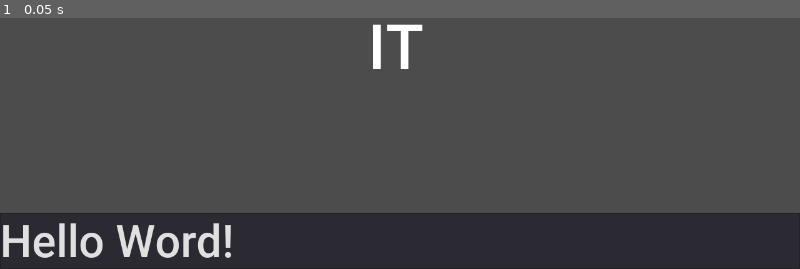
Above: before the commit, frame 1.
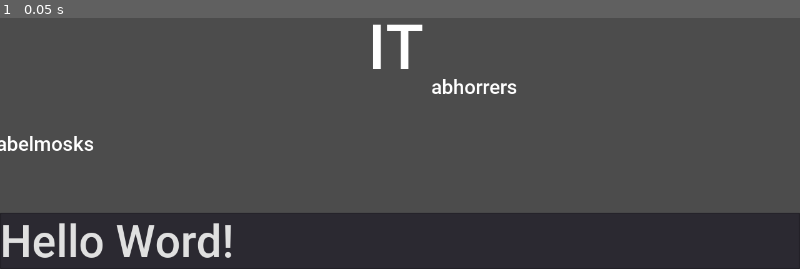
Above: after the commit, the same moment.

Repository: Hedgy134117/ld46
Game: Godot game, scene res://src/Scenes/Main.tscn
Two runs of this game, one before a commit and one after it. Both use one fixed random seed, a clock stepped at 60 frames per second and the inputs below.
Inputs:
- Up to frame 1 (0.05 s): no input

The runs differ from the first frame. In frame 1, 0.6% of the frame differs, in the area x 0-65%, y 24-53%.

Commit message:
word spawning

Diff:
--- /dev/null
+++ b/src/Objects/Word.gd
@@ -0,0 +1,30 @@
+extends RichTextLabel
+
+
+var word = ""
+
+func load_words():
+	var f = File.new()
+	f.open("res://assets/words.txt", File.READ)
+	randomize()
+	var index = randi() % 1000
+
+	var lineCounter = 0
+	print(index)
+	while not f.eof_reached():
+		word = f.get_line()
+		if lineCounter == index:
+			print('hello')
+			break
+		lineCounter += 1
+
+	get_node(".").text = word
+	f.close()
+
+
+func _ready() -> void:
+	load_words()
+
+
+func set_word_position(pos: Vector2) -> void:
+	self.rect_position = pos
--- /dev/null
+++ b/src/Objects/Word.tscn
@@ -0,0 +1,25 @@
+[gd_scene load_steps=4 format=2]
+
+[ext_resource path="res://src/Objects/Word.gd" type="Script" id=1]
+
+[sub_resource type="DynamicFontData" id=1]
+font_path = "res://Roboto-Medium.ttf"
+
+[sub_resource type="DynamicFont" id=2]
+size = 32
+font_data = SubResource( 1 )
+
+[node name="Word" type="RichTextLabel"]
+anchor_left = 0.5
+anchor_top = 0.5
+anchor_right = 0.5
+anchor_bottom = 0.5
+margin_left = -646.0
+margin_top = -20.0
+margin_right = 648.0
+margin_bottom = 20.0
+custom_fonts/normal_font = SubResource( 2 )
+script = ExtResource( 1 )
+__meta__ = {
+"_edit_use_anchors_": false
+}
--- /dev/null
+++ b/src/Objects/WordSpawner.gd
@@ -0,0 +1,15 @@
+extends Control
+
+
+
+
+func _ready() -> void:
+	spawn_word()
+
+
+func spawn_word() -> void:
+	var obj = load("res://src/Objects/Word.tscn")
+	obj = obj.instance()
+	obj.set_word_position(Vector2(50, 50))
+	get_node("/root/").call_deferred("add_child", obj)
+	print_tree()
--- /dev/null
+++ b/src/Objects/WordSpawner.tscn
@@ -0,0 +1,11 @@
+[gd_scene load_steps=2 format=2]
+
+[ext_resource path="res://src/Objects/WordSpawner.gd" type="Script" id=1]
+
+[node name="WordSpawner" type="Control"]
+margin_right = 40.0
+margin_bottom = 40.0
+script = ExtResource( 1 )
+__meta__ = {
+"_edit_use_anchors_": false
+}
--- a/src/Scenes/Main.tscn
+++ b/src/Scenes/Main.tscn
@@ -1,7 +1,9 @@
-[gd_scene load_steps=3 format=2]
+[gd_scene load_steps=5 format=2]
 
 [ext_resource path="res://src/Objects/It.tscn" type="PackedScene" id=1]
 [ext_resource path="res://src/Objects/Input.tscn" type="PackedScene" id=2]
+[ext_resource path="res://src/Objects/Word.tscn" type="PackedScene" id=3]
+[ext_resource path="res://src/Objects/WordSpawner.tscn" type="PackedScene" id=4]
 
 [node name="Control" type="Control"]
 anchor_right = 1.0
@@ -27,3 +29,15 @@
 margin_top = -90.0
 margin_right = 0.0
 margin_bottom = 0.0
+
+[node name="Word" parent="." instance=ExtResource( 3 )]
+margin_left = -646.421
+margin_top = 140.929
+margin_right = 647.579
+margin_bottom = 180.929
+
+[node name="WordSpawner" parent="." instance=ExtResource( 4 )]
+margin_left = 174.891
+margin_top = 362.787
+margin_right = 214.891
+margin_bottom = 402.787
Not shown, added: assets/words.txt
